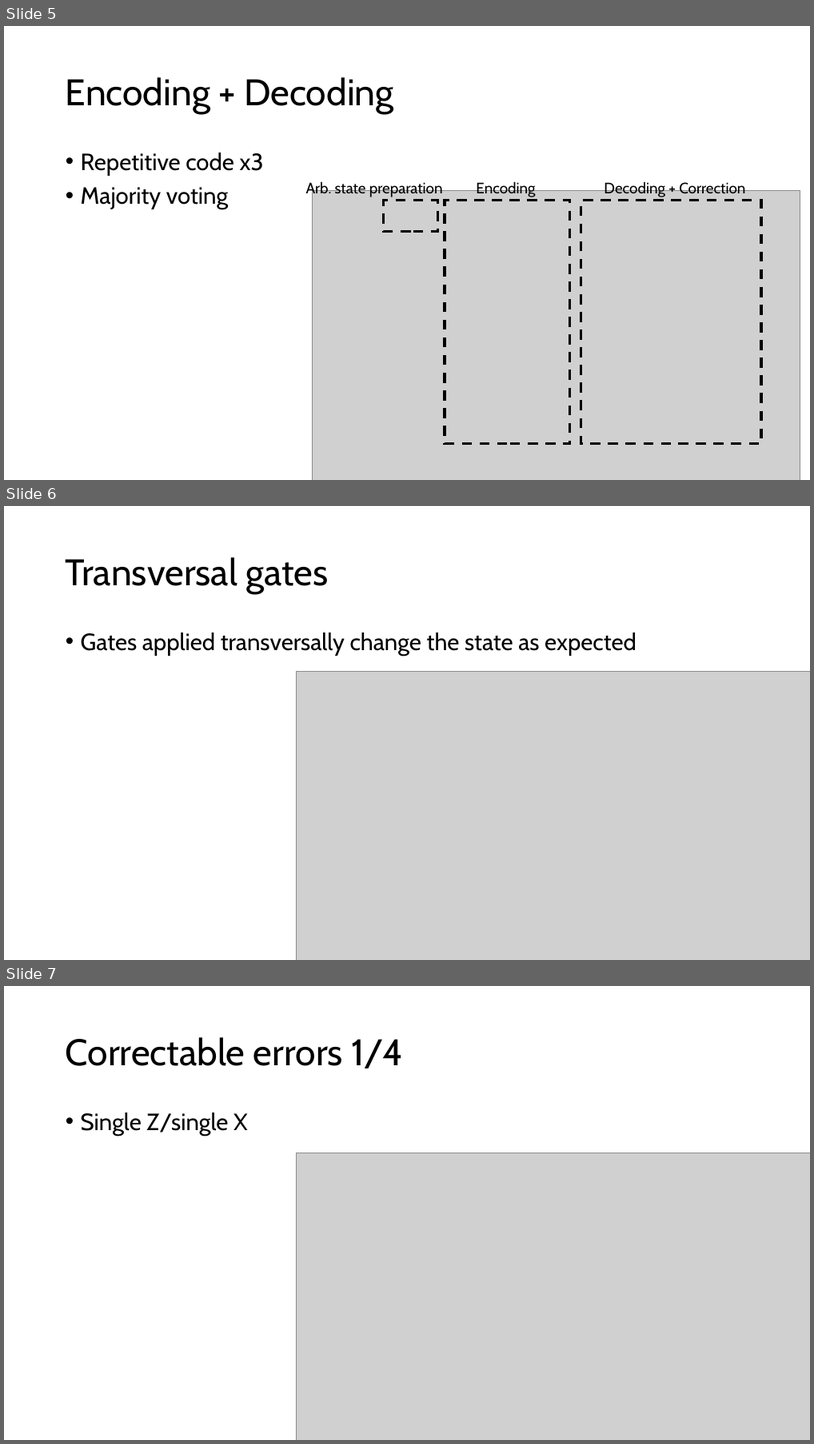
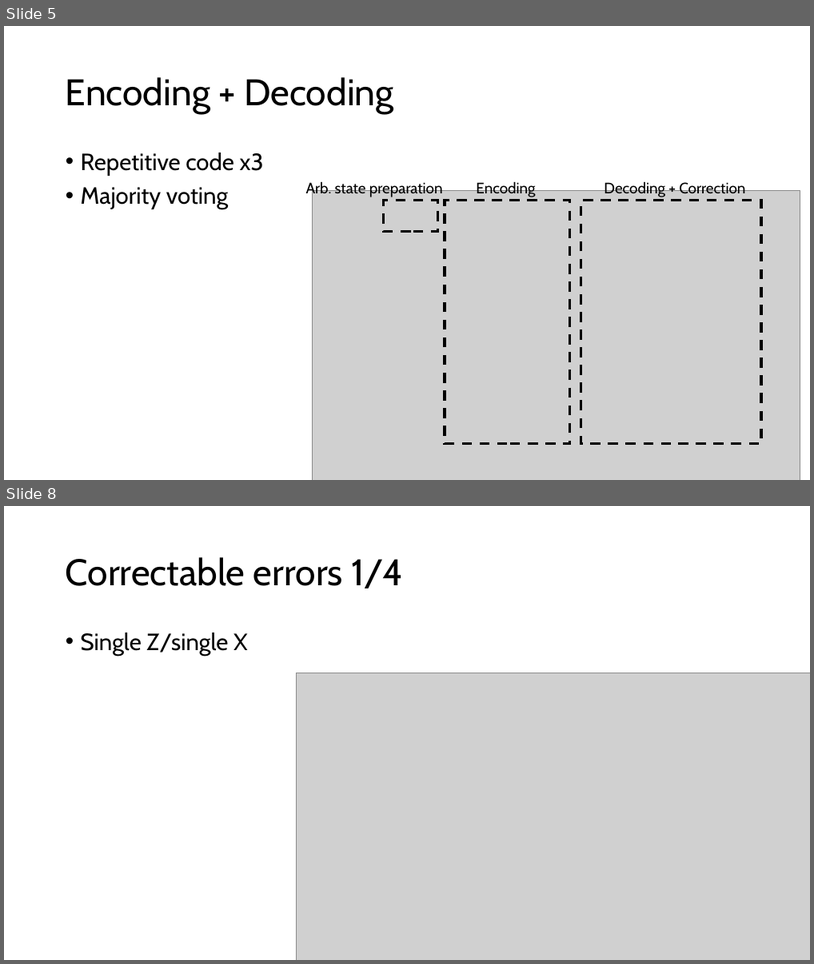
Before and after one commit to ngusarov/Shors-code, a slide deck: Shor_algo_presentation_Gusarov.pptx. Shown one above the other, each under a label of ours: slides 5, 6 and 7 before the commit, slides 5 and 8 after it; the slides between them are not shown. The pictures are 814x1444 and 814x964 pixels, drawn with LibreOffice and Linux fonts; fonts in the diff are those of the drawing; grey boxes stand for pictures. Boxes give left, top, right and bottom in pixels: in the first picture for what was removed or moved away, otherwise in the second. Text is boxed around its words. In the diff, an @@ line names an element or a change of style, - is before the commit and + after.

Commit message:
fixed transversal gates issue

```diff
--- a/Shor_algo_presentation_Gusarov.pptx
+++ b/Shor_algo_presentation_Gusarov.pptx
@@ slide 6 removed at box(4, 506, 810, 960), background #FFFFFF @@
@@ title removed at box(66, 557, 328, 594) @@
-Transversal gates
@@ text removed at box(81, 632, 637, 656) @@
-• Gates applied transversally change the state as expected
@@ picture removed at box(296, 671, 810, 960) @@
@@ what was slide 7 is now slide 8 @@
```
Also in this commit, not shown: 2 slides added, 2 other files.
